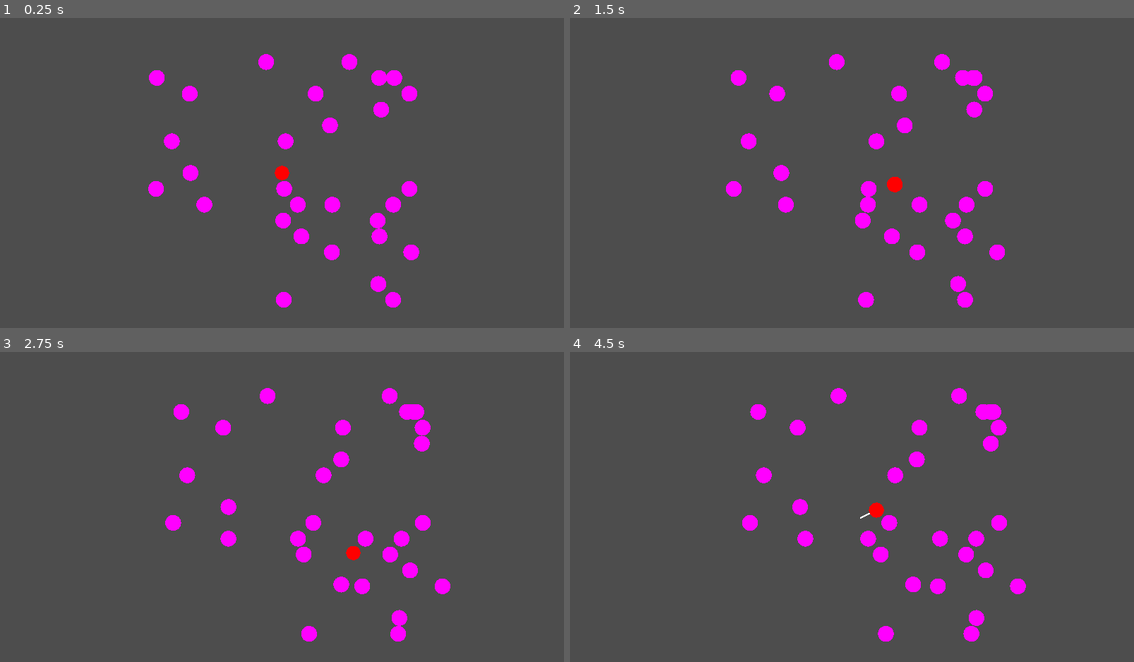
Above: before the commit, frames 1-4 (two rows, left to right).
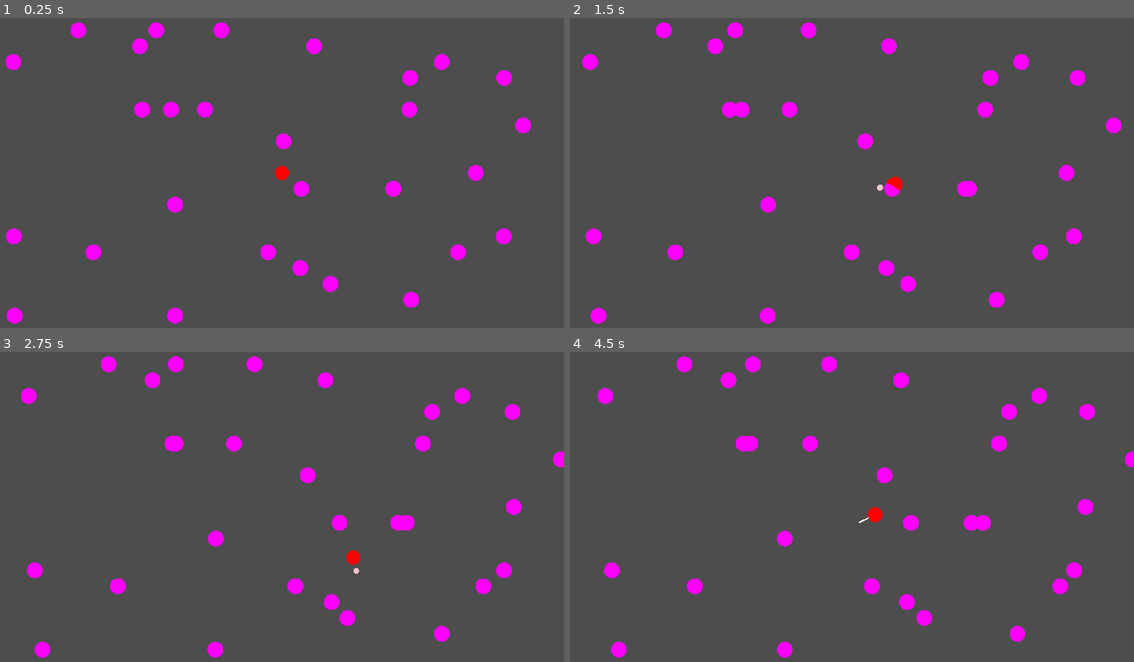
Above: after the commit, the same moments.

Repository: ralabate/cylinder-sorcerer
Game: Godot game, scene res://main.tscn
The game is run twice, just before and just after one commit, with the same random seed, the same clock (stepped at 60 frames per second) and the same inputs.
Inputs:
- Up to frame 1 (0.25 s): no input
- Up to frame 2 (1.5 s): hold D 0.53-1.28 s; hold H 0.53-1.28 s; hold S from 1.28 s (still down); tap H at 1.35 s
- Up to frame 3 (2.75 s): release S at 2.03 s; hold D from 2.03 s (still down); hold J from 2.03 s (still down); tap H at 2.3 s
- Up to frame 4 (4.5 s): release D at 2.78 s; release J at 2.78 s; hold W 2.78-3.53 s; tap H at 2.85 s; hold H 3.53-4.28 s; hold A from 3.53 s (still down); tap J at 4.35 s

The runs differ from the first frame. In frame 1, 6.3% of the frame differs, in the area x 1-95%, y 1-99%; in frame 2, 6.4%; in frame 3, 6.3%; in frame 4, 6.5%, in the area x 4-100%, y 1-99%.

Commit message:
tweak player attack animation

Diff:
--- a/cylinder-sorcerer/main.gd
+++ b/cylinder-sorcerer/main.gd
@@ -10,7 +10,7 @@
 const PLAYER_SWORD_ATTACK_START_ANGLE = -PI/2.0 + 0.2
 const PLAYER_SWORD_ATTACK_ANGLE_INCREMENT = (PI - 0.2*2)/PLAYER_SWORD_FRAMES
 const PLAYER_SWORD_LENGTH = 1.2
-const PLAYER_SWORD_DEBUG_SPHERE_SIZE = 0.2
+const PLAYER_SWORD_DEBUG_SPHERE_SIZE = 0.10
 
 const BADDIE_COUNT = 30
 const BADDIE_SPEED = 0.02
@@ -18,8 +18,8 @@
 const BADDIE_HURT_FRAMES = 12
 const BADDIE_HP = 3
 
-const WRAP_X = 8
-const WRAP_Z = 8
+const WRAP_X = 17
+const WRAP_Z = 9
 
 var was_attacking: bool
 var is_attacking: bool
@@ -50,6 +50,7 @@
 	var hp: int
 	var seed: float
 	var knockback_dir: Vector3
+	var speed: float
 
 	func _init(p_pos: Vector3, p_radius: float, p_color: Color):
 		self.pos = p_pos
@@ -67,6 +68,7 @@
 		self.hurt_frame = BADDIE_HURT_FRAMES + 1
 		self.hp = BADDIE_HP
 		self.seed = randf_range(0.0, 1.0)
+		self.speed = BADDIE_SPEED
 
 func is_overlapping(p1, r1, p2, r2):
 	return(p2.x - p1.x) * (p2.x - p1.x) + (p2.z - p1.z) * (p2.z - p1.z) < (r1 + r2) * (r1 + r2)
@@ -95,7 +97,7 @@
 	material.flags_unshaded = true
 	sword_debug.mesh.surface_set_material(0, material)
 	player.mesh_instance.add_child(sword_debug)
-	sword_debug.hide()
+	sword_debug.visible = false
 
 	for i in BADDIE_COUNT:
 			var random_position = Vector3.ZERO
@@ -123,8 +125,9 @@
 		sword_frame = 0
 		sword_pivot.transform = Transform3D.IDENTITY
 		sword_pivot.transform = sword_pivot.transform.rotated(Vector3.UP, PLAYER_SWORD_ATTACK_START_ANGLE)
-		player.pos.x += cos(player.theta) * PLAYER_ATTACK_ROOT_MOTION
-		player.pos.z -= sin(player.theta) * PLAYER_ATTACK_ROOT_MOTION
+		var rand = randf_range(0.5, 1.5)
+		player.pos.x += cos(player.theta) * PLAYER_ATTACK_ROOT_MOTION * rand
+		player.pos.z -= sin(player.theta) * PLAYER_ATTACK_ROOT_MOTION * rand
 
 	was_attacking = is_attacking
 
@@ -133,6 +136,8 @@
 	if sword_frame < PLAYER_SWORD_FRAMES:
 		sword_pivot.transform = sword_pivot.transform.rotated(Vector3.UP, PLAYER_SWORD_ATTACK_ANGLE_INCREMENT)
 		sword.show()
+		player.pos.x += cos(player.theta) * (PLAYER_ATTACK_ROOT_MOTION / PLAYER_SWORD_FRAMES)
+		player.pos.z -= sin(player.theta) * (PLAYER_ATTACK_ROOT_MOTION / PLAYER_SWORD_FRAMES)
 	else:
 		sword_pivot.transform = Transform3D.IDENTITY
 		sword_pivot.transform = sword_pivot.transform.rotated(Vector3.UP, PLAYER_SWORD_IDLE_ANGLE)
@@ -169,8 +174,11 @@
 	var breathing_scale = 0.9 + 0.1 * abs(pow(sin(0.02 * frame), 3))
 	player.mesh_instance.scale = Vector3(breathing_scale, 1.0, breathing_scale)
 
+	if Input.is_key_pressed(KEY_H):
+		sword_debug.visible = !sword_debug.visible
+
 	sword_debug.transform.origin = Vector3.ZERO
-	sword_debug.transform.origin += sword_pivot.basis.x.normalized() * PLAYER_SWORD_LENGTH
+	sword_debug.transform.origin += sword_pivot.basis.x.normalized() * 0.8 * PLAYER_SWORD_LENGTH
 	sword.scale = Vector3(1, 1, 1)
 
 	for i in BADDIE_COUNT:
@@ -184,6 +192,7 @@
 			b.knockback_dir.z = b.pos.z - player.pos.z
 			b.knockback_dir - b.knockback_dir.normalized()
 			b.hp -= 1
+			b.speed *= -1.5
 
 		if b.hurt_frame <= BADDIE_HURT_FRAMES:
 
@@ -223,6 +232,6 @@
 					pass
 
 		if b.hurt_frame > BADDIE_HURT_FRAMES:
-			b.pos.x += b.seed * BADDIE_SPEED * sin(0.01 * frame + b.seed)
+			b.pos.x += b.seed * b.speed * sin(0.01 * frame + b.seed)
 
 		b.mesh_instance.transform.origin = b.pos
